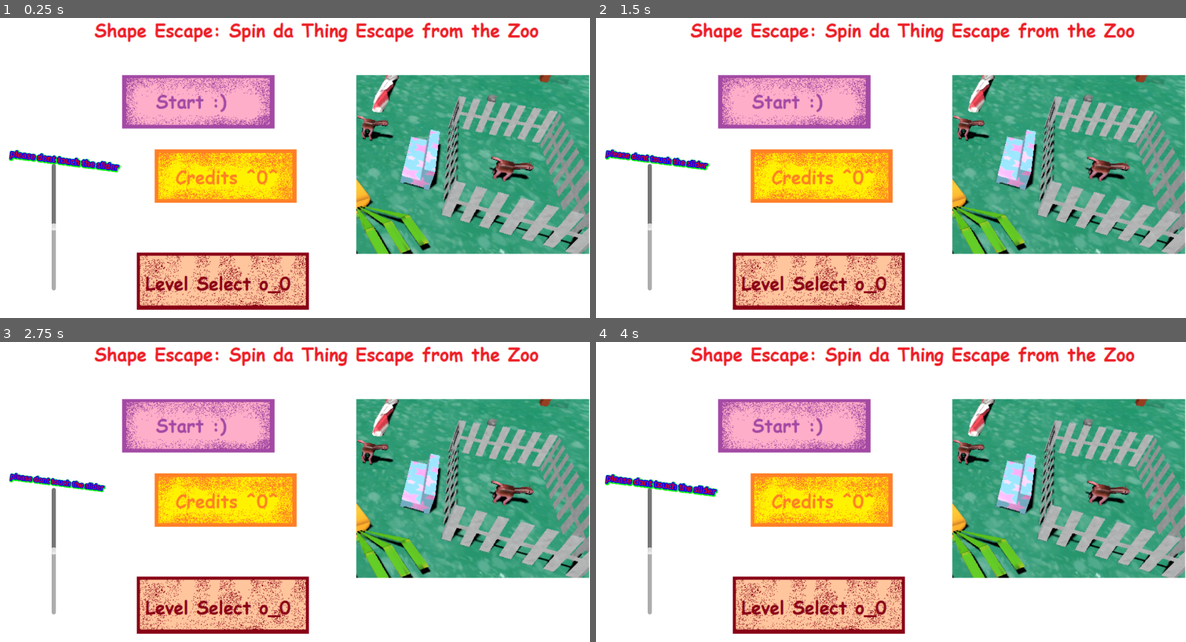
Above: before the commit, frames 1-4 (two rows, left to right).
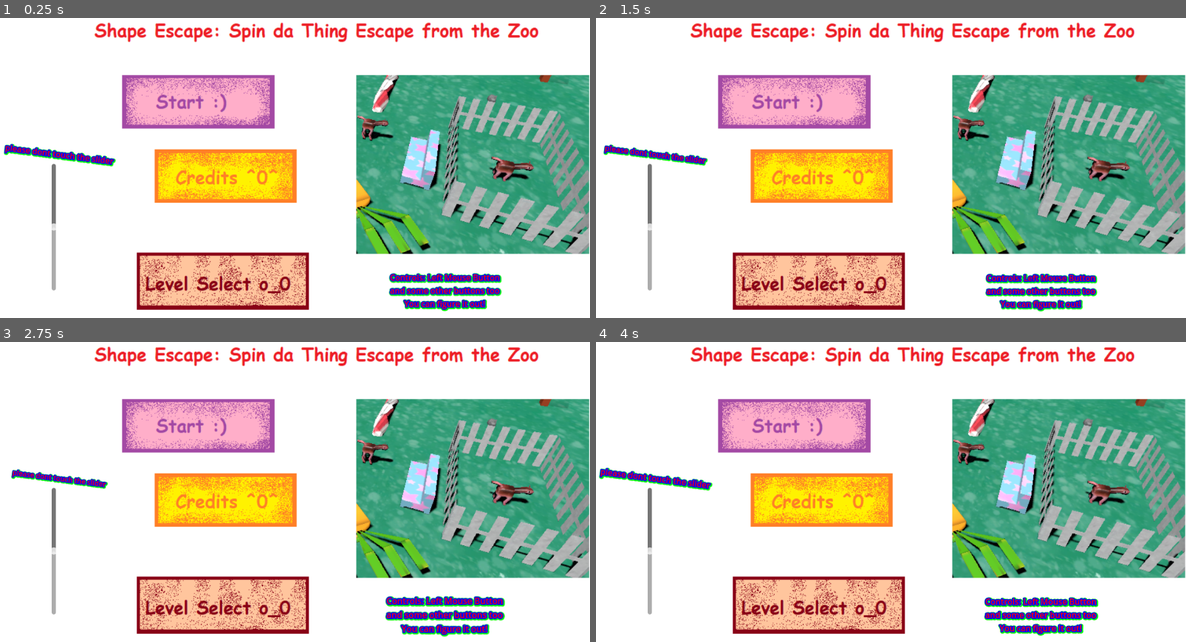
Above: after the commit, the same moments.

Repository: JAco9307/ShapeEscape
Game: Godot game, scene res://MainMenu.tscn
Same seed, same stepped clock (60 frames per second), same inputs: the game is played once before the commit and once after it.
Inputs (mouse positions are in pixels of both pictures, inside the frame that each line leads up to):
- Up to frame 1 (0.25 s): no input
- Up to frame 2 (1.5 s): tap Enter at 0.5 s; move the mouse to (1020, 141) at 0.52 s; press the mouse at (1020, 141) at 0.53 s; release the mouse at (1020, 141) at 1.25 s; drag from (773, 174) to (861, 225) at 1.27 s
- Up to frame 3 (2.75 s): move the mouse to (354, 408) at 2.02 s; hold Shift (ZoomIn) from 2.03 s (still down); click (354, 408) at 2.17 s
- Up to frame 4 (4 s): release Shift (ZoomIn) at 2.75 s; drag from (861, 549) to (714, 432) at 2.77 s; move the mouse to (1068, 531) at 3.52 s; hold Alt from 3.53 s (still down); click (1068, 531) at 3.67 s

The runs differ from the first frame. In frame 1, 2.5% of the frame differs, in the area x 0-86%, y 41-98%; in frame 2, 2.3%; in frame 3, 2.4%; in frame 4, 2.5%, in the area x 0-86%, y 41-99%.

Commit message:
minor additions

Diff:
--- a/GlobalVariables.gd
+++ b/GlobalVariables.gd
@@ -7,6 +7,8 @@
 var selectedObject
 var handrot:Vector3 = Vector3.ZERO
 var mouse_sensitivity: float = 0.02
+var adtimermax = 180
+var adtimer = 0
 
 var achivements:Dictionary = {
 		"ads": false,
@@ -176,6 +178,9 @@
 		if shape.name == name:
 			shape.rarity = rarity
 
+func reset_ad_timer():
+	adtimer = adtimermax
+
 func _process(_delta: float) -> void:
 	if Input.is_physical_key_pressed(KEY_CTRL):
 		reset()
@@ -185,6 +190,9 @@
 		reset()
 	if Input.is_physical_key_pressed(KEY_ENTER):
 		achivements["enter"] = true
+	if adtimer > 0:
+		adtimer -= _delta
+
 
 func reset():
 	get_tree().reload_current_scene()
--- a/Goals/Jail.tscn
+++ b/Goals/Jail.tscn
@@ -1,11 +1,27 @@
-[gd_scene load_steps=5 format=3 uid="uid://deb2c3mbmcyp6"]
+[gd_scene load_steps=8 format=3 uid="uid://deb2c3mbmcyp6"]
 
-[ext_resource type="PackedScene" uid="uid://extqly48yboa" path="res://models/Objects/peppermint.glb" id="1_f12td"]
+[ext_resource type="PackedScene" uid="uid://dva87470ygqll" path="res://models/Objects/peppermint.glb" id="1_f12td"]
 [ext_resource type="Script" uid="uid://ps0g10fdq67b" path="res://Goals/jail.gd" id="1_nbmhg"]
-[ext_resource type="Texture2D" uid="uid://c6fawc122c27g" path="res://2DAnimals/emilyhorse1.png" id="2_nbmhg"]
+[ext_resource type="Texture2D" uid="uid://bpfbdpf85muie" path="res://2DAnimals/emilyhorse1.png" id="2_nbmhg"]
+[ext_resource type="Texture2D" uid="uid://bl4fohia22b0p" path="res://2DAnimals/emilyhorse2.png" id="4_mjg8f"]
+[ext_resource type="AudioStream" uid="uid://cipapiqurdx2h" path="res://music/Sounds/crash.mp3" id="5_87311"]
 
 [sub_resource type="BoxShape3D" id="BoxShape3D_mjg8f"]
 size = Vector3(11.2352, 10.041, 7.86459)
+
+[sub_resource type="SpriteFrames" id="SpriteFrames_87311"]
+animations = [{
+"frames": [{
+"duration": 1.0,
+"texture": ExtResource("2_nbmhg")
+}, {
+"duration": 1.0,
+"texture": ExtResource("4_mjg8f")
+}],
+"loop": true,
+"name": &"default",
+"speed": 5.0
+}]
 
 [node name="Jail" type="Node3D"]
 script = ExtResource("1_nbmhg")
@@ -54,12 +70,16 @@
 transform = Transform3D(1, 0, 0, 0, 1, 0, 0, 0, 1, -0.993351, 4.52048, -1.39561)
 shape = SubResource("BoxShape3D_mjg8f")
 
-[node name="Animal" type="Sprite3D" parent="."]
+[node name="Animal" type="AnimatedSprite3D" parent="."]
 transform = Transform3D(2.75623, 0, 0, 0, 4.67097, 0, 0, 0, 1, -1.26945, 5.33752, -1.27546)
-texture = ExtResource("2_nbmhg")
+sprite_frames = SubResource("SpriteFrames_87311")
 
 [node name="HealthLabel" type="Label3D" parent="."]
 unique_name_in_owner = true
 transform = Transform3D(1, 0, 0, 0, 1, 0, 0, 0, 1, -0.986217, 12.8179, 0)
 text = "Health: 20"
 font_size = 500
+
+[node name="AudioStreamPlayer" type="AudioStreamPlayer" parent="."]
+stream = ExtResource("5_87311")
+max_polyphony = 3
--- /dev/null
+++ b/Goals/JailPig.tscn
@@ -0,0 +1,67 @@
+[gd_scene load_steps=8 format=3 uid="uid://cak6jqtpbwhn8"]
+
+[ext_resource type="Script" uid="uid://ps0g10fdq67b" path="res://Goals/jail.gd" id="1_x21fb"]
+[ext_resource type="PackedScene" uid="uid://c53w15fcgauug" path="res://models/Objects/fence.glb" id="2_p5iw5"]
+[ext_resource type="AudioStream" uid="uid://cipapiqurdx2h" path="res://music/Sounds/crash.mp3" id="3_p5iw5"]
+[ext_resource type="Texture2D" uid="uid://tdpbty3n120j" path="res://2DAnimals/pig1.png" id="3_x21fb"]
+[ext_resource type="Texture2D" uid="uid://defgfewe7i3lv" path="res://2DAnimals/pig2.png" id="4_p5iw5"]
+
+[sub_resource type="BoxShape3D" id="BoxShape3D_mjg8f"]
+size = Vector3(11.2352, 10.041, 7.86459)
+
+[sub_resource type="SpriteFrames" id="SpriteFrames_87311"]
+animations = [{
+"frames": [{
+"duration": 1.0,
+"texture": ExtResource("3_x21fb")
+}, {
+"duration": 1.0,
+"texture": ExtResource("4_p5iw5")
+}],
+"loop": true,
+"name": &"default",
+"speed": 5.0
+}]
+
+[node name="Jail" type="Node3D"]
+script = ExtResource("1_x21fb")
+
+[node name="Jail" type="Node3D" parent="."]
+
+[node name="Area3D" type="Area3D" parent="Jail"]
+
+[node name="CollisionShape3D2" type="CollisionShape3D" parent="Jail/Area3D"]
+transform = Transform3D(1, 0, 0, 0, 1, 0, 0, 0, 1, -1.01331, 4.52048, -1.42767)
+shape = SubResource("BoxShape3D_mjg8f")
+
+[node name="StaticBody3D" type="StaticBody3D" parent="Jail"]
+
+[node name="CollisionShape3D" type="CollisionShape3D" parent="Jail/StaticBody3D"]
+transform = Transform3D(1, 0, 0, 0, 1, 0, 0, 0, 1, -0.993351, 4.52048, -1.39561)
+shape = SubResource("BoxShape3D_mjg8f")
+
+[node name="fence" parent="Jail" instance=ExtResource("2_p5iw5")]
+transform = Transform3D(-4.37114e-08, 0, 1, 0, 1, 0, -1, 0, -4.37114e-08, 0.332862, -0.2653, 0.440532)
+
+[node name="fence2" parent="Jail" instance=ExtResource("2_p5iw5")]
+transform = Transform3D(-4.37114e-08, 0, 1, 0, 1, 0, -1, 0, -4.37114e-08, 0.332862, -0.2653, -5.19626)
+
+[node name="fence3" parent="Jail" instance=ExtResource("2_p5iw5")]
+transform = Transform3D(1, 0, 0, 0, 1, 0, 0, 0, 0.53, 5.32015, -0.2653, -0.655227)
+
+[node name="fence4" parent="Jail" instance=ExtResource("2_p5iw5")]
+transform = Transform3D(1, 0, 0, 0, 1, 0, 0, 0, 0.53, -5.68076, -0.2653, -0.655227)
+
+[node name="AudioStreamPlayer" type="AudioStreamPlayer" parent="."]
+stream = ExtResource("3_p5iw5")
+max_polyphony = 3
+
+[node name="Animal" type="AnimatedSprite3D" parent="."]
+transform = Transform3D(2.75623, 0, 0, 0, 4.67097, 0, 0, 0, 1, -1.26945, 5.33752, -1.27546)
+sprite_frames = SubResource("SpriteFrames_87311")
+
+[node name="HealthLabel" type="Label3D" parent="."]
+unique_name_in_owner = true
+transform = Transform3D(1, 0, 0, 0, 1, 0, 0, 0, 1, -0.986217, 12.8179, 0)
+text = "Health: 20"
+font_size = 500
--- /dev/null
+++ b/Goals/JailShark.tscn
@@ -0,0 +1,85 @@
+[gd_scene load_steps=8 format=3 uid="uid://c3y4eoaye0cjr"]
+
+[ext_resource type="Script" uid="uid://ps0g10fdq67b" path="res://Goals/jail.gd" id="1_7r5v7"]
+[ext_resource type="PackedScene" uid="uid://dva87470ygqll" path="res://models/Objects/peppermint.glb" id="2_sw18c"]
+[ext_resource type="Texture2D" uid="uid://c7msvdtqykjs5" path="res://2DAnimals/shark1.png" id="3_7r5v7"]
+[ext_resource type="Texture2D" uid="uid://bhhoi3vayig5q" path="res://2DAnimals/shark2.png" id="4_sw18c"]
+[ext_resource type="AudioStream" uid="uid://cipapiqurdx2h" path="res://music/Sounds/crash.mp3" id="5_8wrqk"]
+
+[sub_resource type="BoxShape3D" id="BoxShape3D_mjg8f"]
+size = Vector3(11.2352, 10.041, 7.86459)
+
+[sub_resource type="SpriteFrames" id="SpriteFrames_87311"]
+animations = [{
+"frames": [{
+"duration": 1.0,
+"texture": ExtResource("3_7r5v7")
+}, {
+"duration": 1.0,
+"texture": ExtResource("4_sw18c")
+}],
+"loop": true,
+"name": &"default",
+"speed": 5.0
+}]
+
+[node name="Jail" type="Node3D"]
+script = ExtResource("1_7r5v7")
+
+[node name="Jail" type="Node3D" parent="."]
+
+[node name="peppermint" parent="Jail" instance=ExtResource("2_sw18c")]
+transform = Transform3D(0.8, 0, 0, 0, 0.102774, -0.674591, 0, 0.793371, 0.0873868, -4.6382, 0.279248, 1.82643)
+
+[node name="peppermint2" parent="Jail" instance=ExtResource("2_sw18c")]
+transform = Transform3D(0.8, 0, 0, 0, 0.102774, -0.674591, 0, 0.793371, 0.0873868, 0.0206366, 0.279248, 1.82643)
+
+[node name="peppermint3" parent="Jail" instance=ExtResource("2_sw18c")]
+transform = Transform3D(0.8, 0, 0, 0, 0.102774, -0.674591, 0, 0.793371, 0.0873868, -2.28231, 0.279248, 1.82643)
+
+[node name="peppermint4" parent="Jail" instance=ExtResource("2_sw18c")]
+transform = Transform3D(0.8, 0, 0, 0, -0.046107, -0.679097, 0, 0.79867, -0.0392041, -4.6382, 0.279248, -4.49317)
+
+[node name="peppermint8" parent="Jail" instance=ExtResource("2_sw18c")]
+transform = Transform3D(0.8, 0, 0, 0, -0.046107, -0.679097, 0, 0.79867, -0.0392041, 0.0206366, 0.279248, -4.49317)
+
+[node name="peppermint9" parent="Jail" instance=ExtResource("2_sw18c")]
+transform = Transform3D(0.8, 0, 0, 0, -0.046107, -0.679097, 0, 0.79867, -0.0392041, -2.28231, 0.279248, -4.49317)
+
+[node name="peppermint5" parent="Jail" instance=ExtResource("2_sw18c")]
+transform = Transform3D(0.8, 0, 0, 0, -0.0361509, -0.679533, 0, 0.799183, -0.0307385, 2.94918, 0.279248, -4.5385)
+
+[node name="peppermint6" parent="Jail" instance=ExtResource("2_sw18c")]
+transform = Transform3D(0.8, 0, 0, 0, -0.0331378, -0.679644, 0, 0.799313, -0.0281766, 3.17196, 0.279248, -1.5258)
+
+[node name="peppermint10" parent="Jail" instance=ExtResource("2_sw18c")]
+transform = Transform3D(0.8, 0, 0, 0, -0.0331378, -0.679644, 0, 0.799313, -0.0281766, -5.39755, 0.279248, -1.5258)
+
+[node name="peppermint7" parent="Jail" instance=ExtResource("2_sw18c")]
+transform = Transform3D(0.8, 0, 0, 0, 0.102774, -0.674591, 0, 0.793371, 0.0873868, 2.8417, 0.279248, 1.82643)
+
+[node name="Area3D" type="Area3D" parent="Jail"]
+
+[node name="CollisionShape3D2" type="CollisionShape3D" parent="Jail/Area3D"]
+transform = Transform3D(1, 0, 0, 0, 1, 0, 0, 0, 1, -1.01331, 4.52048, -1.42767)
+shape = SubResource("BoxShape3D_mjg8f")
+
+[node name="StaticBody3D" type="StaticBody3D" parent="Jail"]
+
+[node name="CollisionShape3D" type="CollisionShape3D" parent="Jail/StaticBody3D"]
+transform = Transform3D(1, 0, 0, 0, 1, 0, 0, 0, 1, -0.993351, 4.52048, -1.39561)
+shape = SubResource("BoxShape3D_mjg8f")
+
+[node name="Animal" type="AnimatedSprite3D" parent="."]
+transform = Transform3D(2.75623, 0, 0, 0, 4.67097, 0, 0, 0, 1, -1.26945, 5.33752, -1.27546)
+sprite_frames = SubResource("SpriteFrames_87311")
+
+[node name="HealthLabel" type="Label3D" parent="."]
+unique_name_in_owner = true
+transform = Transform3D(1, 0, 0, 0, 1, 0, 0, 0, 1, -0.986217, 12.8179, 0)
+text = "Health: 20"
+font_size = 500
+
+[node name="AudioStreamPlayer" type="AudioStreamPlayer" parent="."]
+stream = ExtResource("5_8wrqk")
+max_polyphony = 3
--- a/Goals/Jail_lava.tscn
+++ b/Goals/Jail_lava.tscn
@@ -1,11 +1,27 @@
-[gd_scene load_steps=5 format=3 uid="uid://cr72v3bqdf21y"]
+[gd_scene load_steps=8 format=3 uid="uid://cr72v3bqdf21y"]
 
 [ext_resource type="Script" uid="uid://ps0g10fdq67b" path="res://Goals/jail.gd" id="1_evn47"]
-[ext_resource type="Texture2D" uid="uid://hspeh1ftfdch" path="res://2DAnimals/evilhorse1.png" id="2_evn47"]
+[ext_resource type="Texture2D" uid="uid://bboxverfojmfc" path="res://2DAnimals/pigr1.png" id="2_056gf"]
 [ext_resource type="PackedScene" uid="uid://by81yf0l78id3" path="res://models/Objects/rock.glb" id="3_056gf"]
+[ext_resource type="Texture2D" uid="uid://1supaawbbutd" path="res://2DAnimals/pigr2.png" id="3_gf4go"]
+[ext_resource type="AudioStream" uid="uid://cipapiqurdx2h" path="res://music/Sounds/crash.mp3" id="5_gf4go"]
 
 [sub_resource type="BoxShape3D" id="BoxShape3D_mjg8f"]
 size = Vector3(24.3422, 13.3208, 10.3357)
+
+[sub_resource type="SpriteFrames" id="SpriteFrames_hqcdq"]
+animations = [{
+"frames": [{
+"duration": 1.0,
+"texture": ExtResource("2_056gf")
+}, {
+"duration": 1.0,
+"texture": ExtResource("3_gf4go")
+}],
+"loop": true,
+"name": &"default",
+"speed": 5.0
+}]
 
 [node name="Jail" type="Node3D"]
 script = ExtResource("1_evn47")
@@ -24,10 +40,11 @@
 transform = Transform3D(1, 0, 0, 0, 1, 0, 0, 0, 1, -0.993351, 4.52048, -1.39561)
 shape = SubResource("BoxShape3D_mjg8f")
 
-[node name="Animal" type="Sprite3D" parent="."]
+[node name="Animal" type="AnimatedSprite3D" parent="."]
 transform = Transform3D(2.75623, 0, 0, 0, 4.67097, 0, 0, 0, 1, -1.26945, 5.33752, -1.27546)
 pixel_size = 0.02
-texture = ExtResource("2_evn47")
+sprite_frames = SubResource("SpriteFrames_hqcdq")
+frame_progress = 0.610248
 
 [node name="HealthLabel" type="Label3D" parent="."]
 unique_name_in_owner = true
@@ -49,3 +66,7 @@
 
 [node name="rock5" parent="." instance=ExtResource("3_056gf")]
 transform = Transform3D(1, 0, 0, 0, 10, 0, 0, 0, 1, -12.1057, 4.06502, 1.72439)
+
+[node name="AudioStreamPlayer" type="AudioStreamPlayer" parent="."]
+stream = ExtResource("5_gf4go")
+max_polyphony = 3
--- a/Goals/jail.gd
+++ b/Goals/jail.gd
@@ -11,6 +11,7 @@
 
 func take_damage(amount):
 	health -= amount
+	$AudioStreamPlayer.play()
 	if health <= 0:
 		explode()
 
--- a/LevelManager.gd
+++ b/LevelManager.gd
@@ -12,6 +12,7 @@
 
 func win():
 	levelIndex += 1
+	GlobalVariables.reset_ad_timer()
 	if levelIndex >= levels.size():
 		get_tree().change_scene_to_file("res://Levels/WinLevel/WinLevel.tscn")
 	else:
--- a/Levels/Level10.tscn
+++ b/Levels/Level10.tscn
@@ -109,6 +109,10 @@
 [node name="Jail" parent="." index="12" instance=ExtResource("4_nlffy")]
 transform = Transform3D(0.849202, 0, 0.528068, 0, 1, 0, -0.528068, 0, 0.849202, -17.0453, 0.0734644, 16.1167)
 
+[node name="Animal" parent="Jail" index="1"]
+transform = Transform3D(2.75623, 0, 2.98023e-08, 0, 4.67097, 0, -1.19209e-07, 0, 1, -1.26945, 9.17714, -1.27546)
+frame_progress = 0.823198
+
 [node name="flag" parent="." index="13" instance=ExtResource("6_g6ghg")]
 transform = Transform3D(1, 0, 0, 0, 1, 0, 0, 0, 1, -24.1839, 7.81487, 39.8117)
 
@@ -165,3 +169,4 @@
 transform = Transform3D(-0.990755, 0, -0.135664, 0, 1, 0, 0.135664, 0, -0.990755, -47.3989, 17.9308, 47.9596)
 
 [editable path="Floor"]
+[editable path="Jail"]
--- a/Levels/Level3.tscn
+++ b/Levels/Level3.tscn
@@ -1,9 +1,9 @@
 [gd_scene load_steps=5 format=3 uid="uid://h2etp0ih0cjy"]
 
 [ext_resource type="PackedScene" uid="uid://b4hf1pkfx6qnn" path="res://Levels/Level_base.tscn" id="1_q5lgr"]
-[ext_resource type="PackedScene" uid="uid://deb2c3mbmcyp6" path="res://Goals/Jail.tscn" id="2_hy5j1"]
 [ext_resource type="AudioStream" uid="uid://broi0chncv7tp" path="res://music/Alone.mp3" id="3_jon3f"]
 [ext_resource type="PackedScene" uid="uid://d3wf6gs4yjcbs" path="res://Surfaces/Floor2.tscn" id="4_8eiv4"]
+[ext_resource type="PackedScene" uid="uid://c3y4eoaye0cjr" path="res://Goals/JailShark.tscn" id="4_yd8fq"]
 
 [node name="Level3" node_paths=PackedStringArray("targets") instance=ExtResource("1_q5lgr")]
 targets = [NodePath("Jail")]
@@ -29,19 +29,18 @@
 [node name="MeshInstance3D" parent="Floor/StaticBody3D" index="1"]
 transform = Transform3D(-0.0119377, 0, -0.999929, 0, 1, 0, 0.999929, 0, -0.0119377, 0, 0, 0)
 
-[node name="Jail" parent="." index="5" instance=ExtResource("2_hy5j1")]
-transform = Transform3D(-0.000820323, 0, -1, 0, 1, 0, 1, 0, -0.000820323, -36.3725, -0.425413, -1.38989)
-health = 50
-
-[node name="AudioStreamPlayer" parent="." index="6"]
+[node name="AudioStreamPlayer" parent="." index="5"]
 stream = ExtResource("3_jon3f")
 volume_db = -1.755
 
-[node name="VictorySound" parent="." index="7"]
+[node name="VictorySound" parent="." index="6"]
 volume_db = 2.948
 
-[node name="Floor2" parent="." index="8" instance=ExtResource("4_8eiv4")]
+[node name="Floor2" parent="." index="7" instance=ExtResource("4_8eiv4")]
 scaleX = 200
 scaleZ = 200
 
+[node name="Jail" parent="." index="8" instance=ExtResource("4_yd8fq")]
+transform = Transform3D(-4.37114e-08, 0, 1, 0, 1, 0, -1, 0, -4.37114e-08, -36.3725, -0.425413, -1.38989)
+
 [editable path="Floor"]
--- a/Levels/Level4.tscn
+++ b/Levels/Level4.tscn
@@ -2,9 +2,9 @@
 
 [ext_resource type="PackedScene" uid="uid://b4hf1pkfx6qnn" path="res://Levels/Level_base.tscn" id="1_rkafn"]
 [ext_resource type="PackedScene" uid="uid://c07i21ahef5mj" path="res://objects/Animals/platypus.tscn" id="2_0sogr"]
-[ext_resource type="PackedScene" uid="uid://deb2c3mbmcyp6" path="res://Goals/Jail.tscn" id="2_2qv2g"]
 [ext_resource type="AudioStream" uid="uid://broi0chncv7tp" path="res://music/Alone.mp3" id="3_0sogr"]
 [ext_resource type="PackedScene" uid="uid://d3wf6gs4yjcbs" path="res://Surfaces/Floor2.tscn" id="5_0sogr"]
+[ext_resource type="PackedScene" uid="uid://cak6jqtpbwhn8" path="res://Goals/JailPig.tscn" id="5_5brs8"]
 
 [node name="Level4" node_paths=PackedStringArray("targets") instance=ExtResource("1_rkafn")]
 targets = [NodePath("Jail")]
@@ -922,9 +922,6 @@
 theme_override_font_sizes/font_size = 50
 text = "Alone world 2"
 
-[node name="AdButton" parent="MainUi" index="9"]
-visible = false
-
 [node name="Floor" parent="." index="154"]
 transform = Transform3D(1, 0, 0, 0, 1, 0, 0, 0, 1, -15.0496, -2.28088, 0)
 scaleX = 200
@@ -933,18 +930,17 @@
 [node name="MeshInstance3D" parent="Floor/StaticBody3D" index="1"]
 transform = Transform3D(-0.0119377, 0, -0.999929, 0, 1, 0, 0.999929, 0, -0.0119377, 0, 0, 0)
 
-[node name="Jail" parent="." index="155" instance=ExtResource("2_2qv2g")]
-transform = Transform3D(-0.000820323, 0, -1, 0, 1, 0, 1, 0, -0.000820323, -13.2853, -0.425413, -57.2922)
-health = 50
-
-[node name="AudioStreamPlayer" parent="." index="156"]
+[node name="AudioStreamPlayer" parent="." index="155"]
 stream = ExtResource("3_0sogr")
 volume_db = -1.755
 
-[node name="Floor2" parent="." index="158" instance=ExtResource("5_0sogr")]
+[node name="Floor2" parent="." index="157" instance=ExtResource("5_0sogr")]
 transform = Transform3D(1, 0, 0, 0, 1, 0, 0, 0, 1, -15.05, 0, 0)
 scaleX = 200
 scaleZ = 200
 
+[node name="Jail" parent="." index="158" instance=ExtResource("5_5brs8")]
+transform = Transform3D(-0.000820323, 0, -1, 0, 1, 0, 1, 0, -0.000820323, -13.2853, -0.425413, -57.2922)
+
 [editable path="MainUi"]
 [editable path="Floor"]
--- a/Levels/WinLevel/WinLevel.tscn
+++ b/Levels/WinLevel/WinLevel.tscn
@@ -54,6 +54,23 @@
 scale = Vector2(0.190667, 0.133292)
 texture = ExtResource("5_qe4sl")
 
+[node name="lookedbadge" type="Label" parent="."]
+visible = false
+offset_left = 883.0
+offset_top = 460.0
+offset_right = 1031.0
+offset_bottom = 509.0
+theme_override_colors/font_color = Color(1, 0, 0, 1)
+theme_override_colors/font_shadow_color = Color(0, 1, 0, 1)
+theme_override_colors/font_outline_color = Color(0, 0, 1, 1)
+text = "Looked at the
+game  files award "
+
+[node name="Sprite2D" type="Sprite2D" parent="lookedbadge"]
+position = Vector2(78, 109)
+scale = Vector2(0.234744, 0.287458)
+texture = ExtResource("3_6l5gm")
+
 [node name="enterbadge" type="Label" parent="."]
 visible = false
 offset_left = 496.0
--- a/Levels/emilylevel1.tscn
+++ b/Levels/emilylevel1.tscn
@@ -81,7 +81,4 @@
 [node name="Jail2" parent="." index="24" instance=ExtResource("10_3t7nh")]
 transform = Transform3D(-0.00293211, 0, 0.999996, 0, 1, 0, -0.999996, 0, -0.00293211, -39.5963, 2.934, -12.2203)
 
-[node name="AudioStreamPlayer" parent="." index="25"]
-unique_name_in_owner = true
-
 [editable path="Floor"]
--- a/MainMenu.tscn
+++ b/MainMenu.tscn
@@ -51,11 +51,12 @@
 value = 500.0
 
 [node name="Label" type="Label" parent="."]
-offset_left = 23.0
-offset_top = 293.0
-offset_right = 239.0
-offset_bottom = 341.0
+offset_left = 8.0
+offset_top = 295.0
+offset_right = 224.0
+offset_bottom = 340.0
 rotation = 0.127409
+pivot_offset = Vector2(105.805, 23.065)
 theme_override_colors/font_color = Color(1, 0, 0, 1)
 theme_override_colors/font_shadow_color = Color(0, 1, 0, 1)
 theme_override_colors/font_outline_color = Color(0, 0, 1, 1)
@@ -65,6 +66,26 @@
 horizontal_alignment = 1
 vertical_alignment = 1
 script = ExtResource("3_h7a2f")
+
+[node name="Label2" type="Label" parent="."]
+offset_left = 727.0
+offset_top = 547.0
+offset_right = 1011.0
+offset_bottom = 622.0
+pivot_offset = Vector2(140, 33)
+theme_override_colors/font_color = Color(1, 0, 0, 1)
+theme_override_colors/font_shadow_color = Color(0, 1, 0, 1)
+theme_override_colors/font_outline_color = Color(0, 0, 1, 1)
+theme_override_constants/outline_size = 8
+theme_override_constants/shadow_outline_size = 14
+text = "Controls: Left Mouse Button
+and some other buttons too
+You can figure it out!"
+horizontal_alignment = 1
+vertical_alignment = 1
+script = ExtResource("3_h7a2f")
+maxscale = 1.05
+minscale = 0.95
 
 [node name="Credits" parent="." instance=ExtResource("4_qoqlk")]
 visible = false
--- a/Surfaces/Floor2.tscn
+++ b/Surfaces/Floor2.tscn
@@ -6,7 +6,7 @@
 [sub_resource type="PhysicsMaterial" id="PhysicsMaterial_y6dek"]
 
 [sub_resource type="BoxShape3D" id="BoxShape3D_jm8jd"]
-size = Vector3(100, 2, 100)
+size = Vector3(200, 2, 200)
 
 [sub_resource type="StandardMaterial3D" id="StandardMaterial3D_jm8jd"]
 albedo_color = Color(0.695503, 0.695503, 0.695503, 1)
@@ -15,7 +15,7 @@
 
 [sub_resource type="PlaneMesh" id="PlaneMesh_l1jxy"]
 material = SubResource("StandardMaterial3D_jm8jd")
-size = Vector2(100, 100)
+size = Vector2(200, 200)
 
 [node name="Floor" type="Node3D"]
 script = ExtResource("1_k7hca")
--- a/UI/MainUI.gd
+++ b/UI/MainUI.gd
@@ -6,6 +6,12 @@
 	$InventoryShape.visible = false
 	$GachaButton.visible = false
 	$GachaPanel.visible = false
+
+func _process(delta: float) -> void:
+	if GlobalVariables.adtimer <= 0:
+		$AdButton.visible = true
+	var rounded = round(GlobalVariables.adtimer * 10)/10
+	$AdLabel.text = "Level Skippable\nin: " + str(rounded) + " seconds"
 
 func _on_shape_button_pressed() -> void:
 	if $InventoryShape.visible == false:
--- a/UI/MainUI.tscn
+++ b/UI/MainUI.tscn
@@ -300,13 +300,23 @@
 [node name="ArmSprite" parent="." instance=ExtResource("15_5ctpo")]
 position = Vector2(345, 404)
 
+[node name="AdLabel" type="Label" parent="."]
+offset_left = 15.0
+offset_top = 526.0
+offset_right = 225.0
+offset_bottom = 575.0
+text = "Level Skippable
+in: 180 seconds"
+
 [node name="AdButton" type="Button" parent="."]
+visible = false
 offset_left = 11.0
 offset_top = 443.0
 offset_right = 211.0
 offset_bottom = 521.0
 text = "Watch an ad to skip level
-100 money"
+Cost: 100 Helicoin
+"
 
 [connection signal="dataout" from="." to="Polygon2D/hpbar" method="_on_main_ui_dataout"]
 [connection signal="dogmunch" from="Label" to="DogMonch" method="_on_label_dogmunch"]
--- a/main_menu.gd
+++ b/main_menu.gd
@@ -3,6 +3,7 @@
 
 func _on_start_button_pressed() -> void:
 	print("start")
+	GlobalVariables.reset_ad_timer()
 	get_tree().change_scene_to_file("res://Levels/Level1.tscn")
 
 func _on_level_button_pressed() -> void:
Binary file added: 2DAnimals/pig1.png
Binary file added: 2DAnimals/pig2.png
Binary file added: 2DAnimals/pigr1.png
Binary file added: 2DAnimals/pigr2.png
Binary file added: 2DAnimals/shark1.png
Binary file added: 2DAnimals/shark2.png
Not shown, added: music/Sounds/crash.mp3
